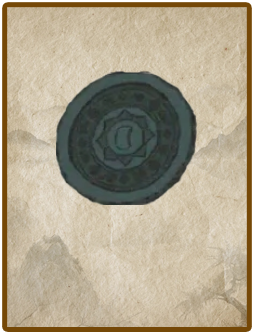
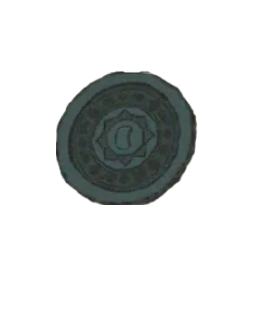
The second 254×334 image is a revision of the first. Changes to its layers:
hid "图层 2" over [7, 7, 247, 327]
